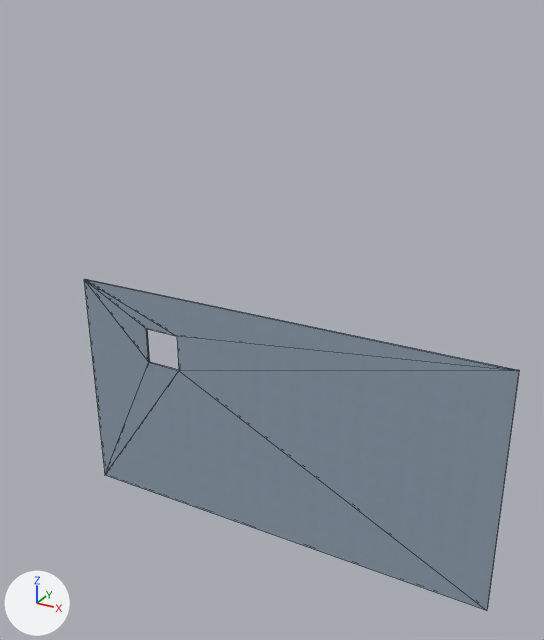
One commit to the OBJ model TASK3_NAT/buildings/roomB_world/roomB_L2/meshes/floor_1.obj: the scene before it, then after it.
One viewpoint serves both versions: a 50 mm camera at (35.9, -26.1, -20.7) aimed at (21.3, 0.4, -33.9). Lighting does not change. The marker at lower left points along +X, +Y and +Z. Mesh edges are drawn as thin lines. Where no turn or scale is listed for an object, it has been applied to the vertices.

The older version as bpy lines, for what is in view:
```python
me_floor_1 = bpy.data.meshes.new('floor_1')
me_floor_1.from_pydata(...)  # 16 vertices, 16 faces; spans x 11.0..32.1, y 0.0..0.1, z -45.4..-33.6
me_floor_1.materials.append(mat_floor_1)  # picture img_blue_linoleum_png
ob_floor_1 = bpy.data.objects.new('floor_1', me_floor_1)
ob_floor_1.location = (0.0, 0.0, 0.0)
```
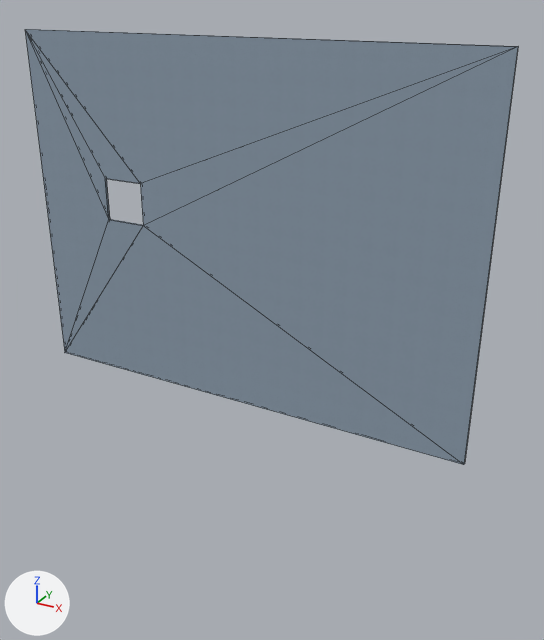
Location of each change, [x1, y1, x2, y2] in pixels of the pictures (544 x 640 px):
'floor_1', reshaped (13% wider, 31% taller)
    before: [84, 279, 519, 611]
    after: [25, 29, 518, 465]

Diff of the bpy script that builds the scene:
```diff
--- a/TASK3_NAT/buildings/roomB_world/roomB_L2/meshes/floor_1.obj.py
+++ b/TASK3_NAT/buildings/roomB_world/roomB_L2/meshes/floor_1.obj.py
@@ me_floor_1 @@
 me_floor_1.from_pydata(...)  # 16 vertices, 16 faces; spans x 11.0..32.1, y 0.0..0.1, z -45.4..-33.6
 # used by ob_floor_1; location = (0.0, 0.0, 0.0)
-me_floor_1.vertices[0].co = (11.0, 0.0, -33.8)  # pixel (83, 279)
-me_floor_1.vertices[1].co = (11.0, 0.1, -33.8)  # pixel (84, 278)
-me_floor_1.vertices[2].co = (31.9, 0.0, -33.6)  # pixel (518, 371)
-me_floor_1.vertices[3].co = (31.9, 0.1, -33.6)  # pixel (519, 370)
-me_floor_1.vertices[4].co = (32.1, 0.0, -45.1)  # pixel (486, 610)
-me_floor_1.vertices[5].co = (32.1, 0.1, -45.1)  # pixel (487, 609)
-me_floor_1.vertices[6].co = (11.0, 0.0, -45.4)  # pixel (104, 475)
-me_floor_1.vertices[7].co = (11.0, 0.1, -45.4)  # pixel (105, 474)
-me_floor_1.vertices[8].co = (14.7, 0.0, -37.5)  # pixel (148, 362)
-me_floor_1.vertices[9].co = (14.7, 0.1, -37.5)  # pixel (149, 361)
-me_floor_1.vertices[10].co = (14.7, 0.0, -35.7)  # pixel (146, 328)
-me_floor_1.vertices[11].co = (14.7, 0.1, -35.7)  # pixel (147, 328)
-me_floor_1.vertices[12].co = (16.5, 0.0, -35.7)  # pixel (176, 336)
-me_floor_1.vertices[13].co = (16.5, 0.1, -35.7)
-me_floor_1.vertices[14].co = (16.5, 0.0, -37.5)  # pixel (178, 370)
-me_floor_1.vertices[15].co = (16.5, 0.1, -37.5)  # pixel (179, 369)
+# me_floor_1 part 1
+me_floor_1.vertices[0].co = (9.1, 0.0, -22.3)  # pixel (24, 29)
+me_floor_1.vertices[1].co = (9.1, 0.1, -22.3)  # pixel (26, 29)
+me_floor_1.vertices[2].co = (30.5, 0.0, -22.4)  # pixel (517, 46)
+me_floor_1.vertices[3].co = (30.5, 0.1, -22.4)  # pixel (518, 46)
+me_floor_1.vertices[4].co = (30.4, 0.0, -38.2)  # pixel (463, 464)
+me_floor_1.vertices[5].co = (30.4, 0.1, -38.2)  # pixel (464, 463)
+me_floor_1.vertices[6].co = (9.1, 0.0, -38.2)  # pixel (64, 352)
+me_floor_1.vertices[7].co = (9.1, 0.1, -38.2)
+me_floor_1.vertices[8].co = (13.0, 0.0, -30.5)  # pixel (108, 219)
+me_floor_1.vertices[9].co = (13.0, 0.1, -30.5)  # pixel (110, 219)
+me_floor_1.vertices[10].co = (13.0, 0.0, -28.6)  # pixel (105, 178)
+me_floor_1.vertices[11].co = (13.0, 0.1, -28.6)  # pixel (106, 178)
+me_floor_1.vertices[12].co = (15.0, 0.0, -28.6)  # pixel (140, 183)
+me_floor_1.vertices[13].co = (15.0, 0.1, -28.6)
+me_floor_1.vertices[14].co = (15.0, 0.0, -30.5)  # pixel (143, 225)
+me_floor_1.vertices[15].co = (15.0, 0.1, -30.5)  # pixel (144, 225)
 me_floor_1.materials.append(mat_floor_1)
```
